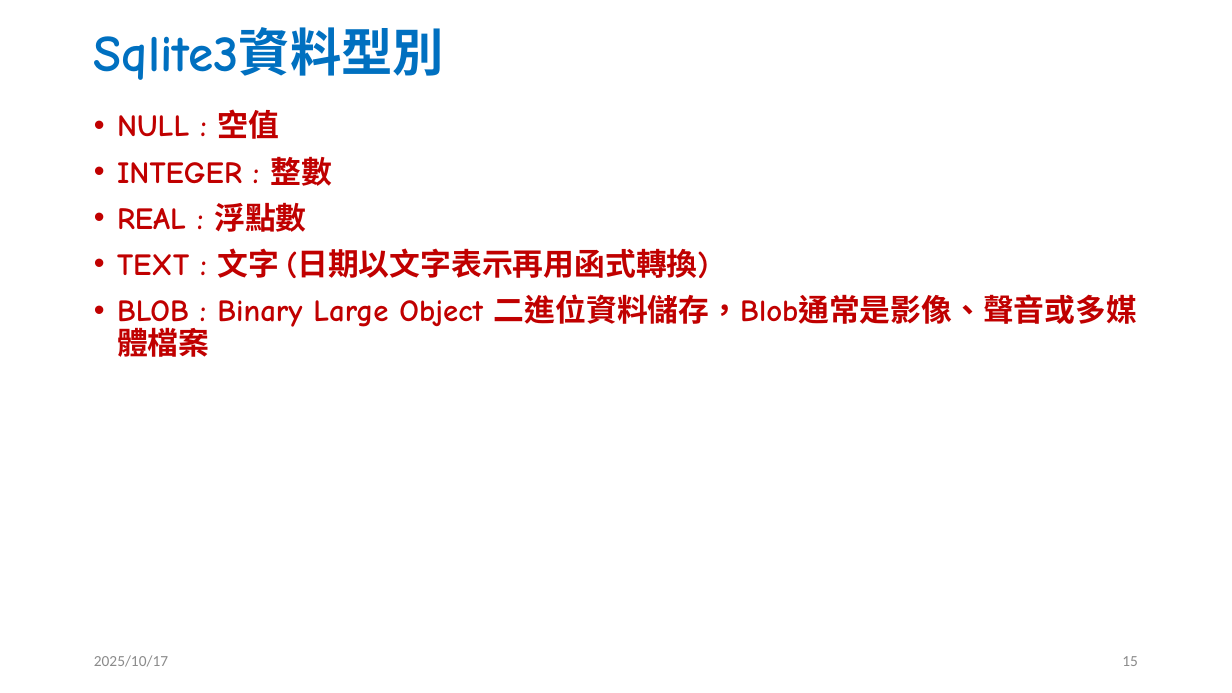
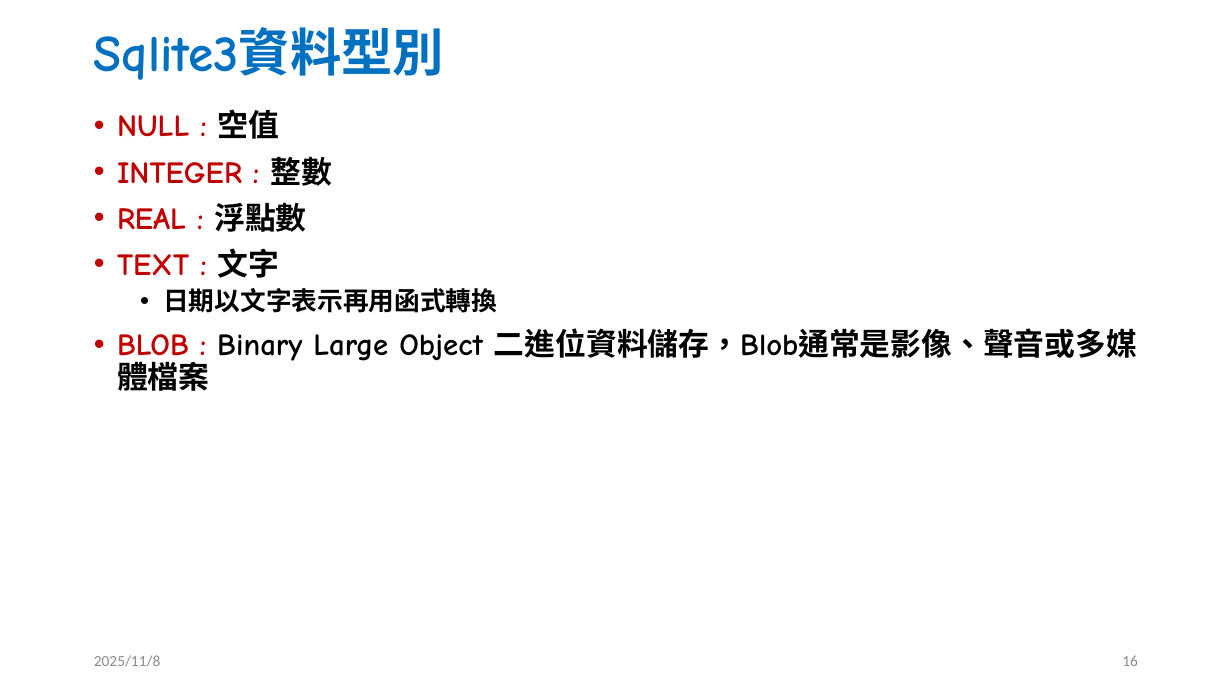
Before and after one commit to jc7qx/2025DB, a slide deck: slide 16 of slides/w11SQL1.pptx (slide 15 before the commit). Drawn at 1232x693 pixels with LibreOffice and Linux fonts; fonts in the diff are those of the drawing. Boxes give left, top, right and bottom in pixels: in the first picture for what was removed or moved away, otherwise in the second. Text is boxed around its words. In the diff, an @@ line names an element or a change of style, - is before the commit and + after.

```diff
--- a/slides/w11SQL1.pptx
+++ b/slides/w11SQL1.pptx
@@ text at bbox=[117, 109, 1137, 397]: text colour #C00000 to #000000 in "空值", "整數", "浮點數", "Binary Large Object 二進位資料儲存，Blob通常是影像、聲音或多媒體檔案" @@
@@ text at bbox=[117, 248, 497, 313]: text changed; size 24 to 20 pt; font Comic Neue to Noto Sans CJK TC; text colour #C00000 to #000000 @@
-• TEXT : 文字 (日期以文字表示再用函式轉換)
+• TEXT : 文字
+  • 日期以文字表示再用函式轉換
@@ text at bbox=[94, 655, 160, 667]: text changed @@
-2025/10/17
+2025/11/8
@@ page number at bbox=[1122, 655, 1138, 666]: text changed @@
-15
+16
```
Also in this commit, not shown: 49 other slides changed, 1 slide added, 5 other files.
